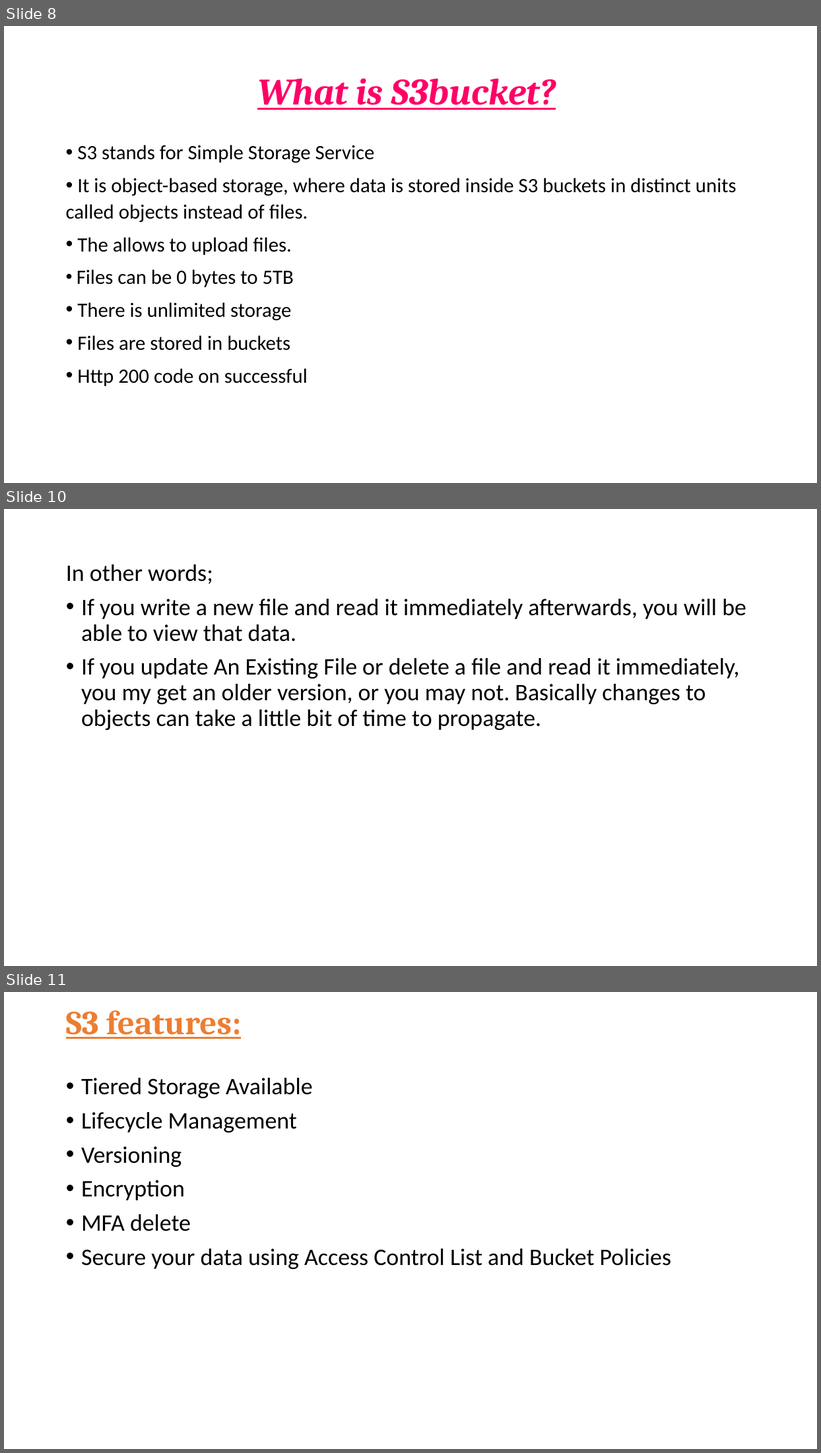
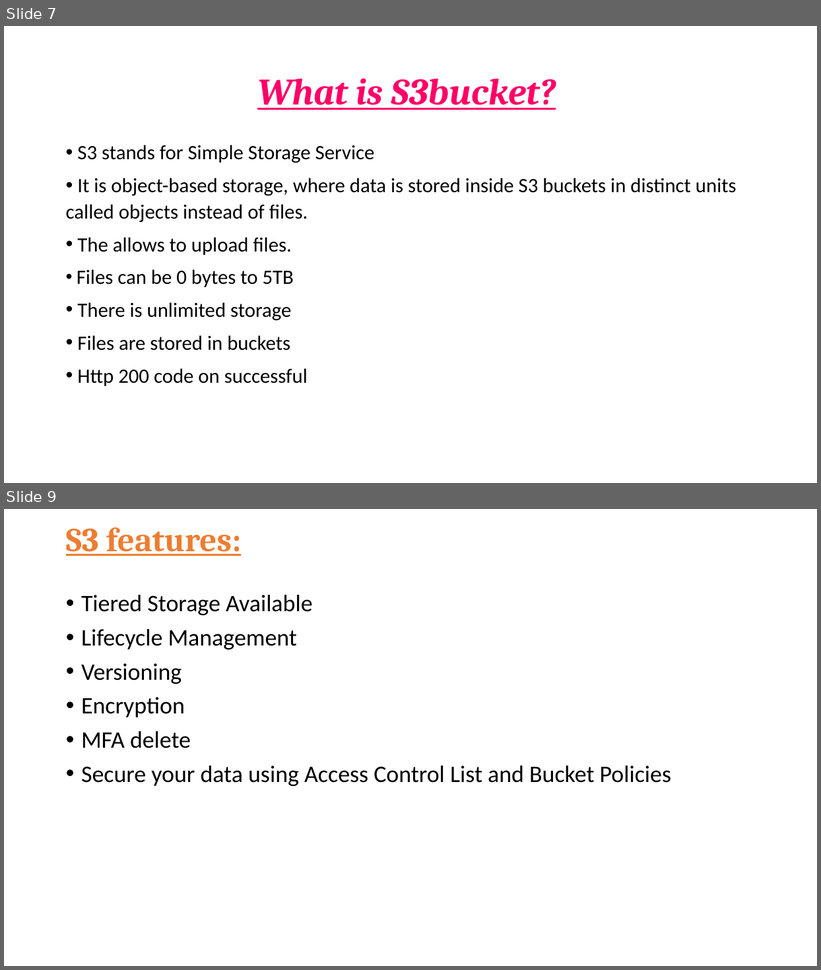
Before and after one commit to aloknath1/cloud-computing, a slide deck: Session-2.pptx. Shown one above the other, each under a label of ours: slides 8, 10 and 11 before the commit, slides 7 and 9 after it; the slides between them are not shown. The pictures are 821x1453 and 821x970 pixels, drawn with LibreOffice and Linux fonts; fonts in the diff are those of the drawing. Boxes give left, top, right and bottom in pixels: in the first picture for what was removed or moved away, otherwise in the second. Text is boxed around its words. In the diff, an @@ line names an element or a change of style, - is before the commit and + after.

```diff
--- a/Session-2.pptx
+++ b/Session-2.pptx
@@ slide 10 removed at (x1=4, y1=509, x2=817, y2=966), background #FFFFFF @@
@@ text removed at (x1=66, y1=564, x2=746, y2=730) @@
-In other words;
-• If you write a new file and read it immediately afterwards, you will be able to view that data.
-• If you update An Existing File or delete a file and read it immediately, you my get an older version, or you may not. Basically changes to objects can take a little bit of time to propagate.
@@ what was slide 8 is now slide 7 @@
@@ what was slide 11 is now slide 9 @@
```
Also in this commit, not shown: 2 slides changed, 1 slide added, 1 other slide removed, 2 other files.
